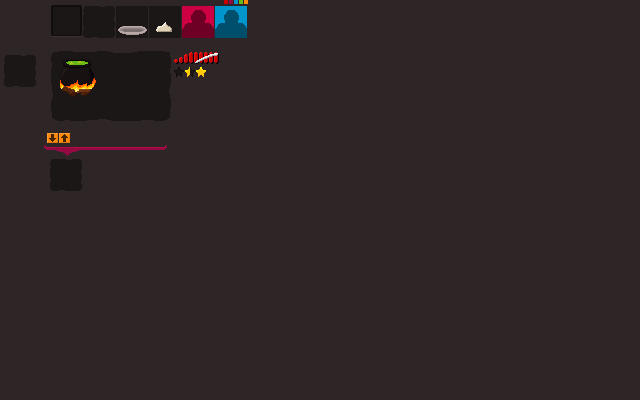
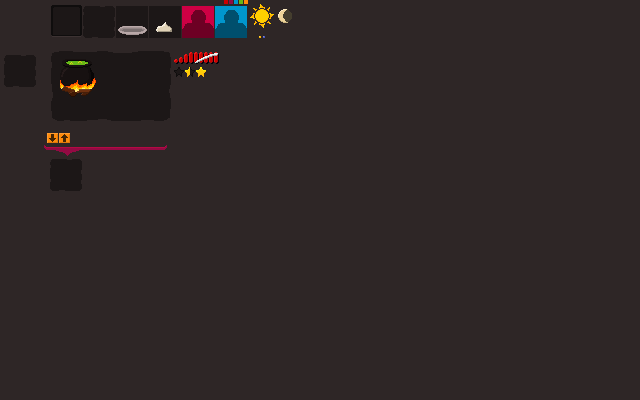
Before/after of a w=640, h=400 layered artwork. What changed in the layer stack:
added layer "Pasted Layer #4" above "Layer #6" over [250, 4, 292, 38]
